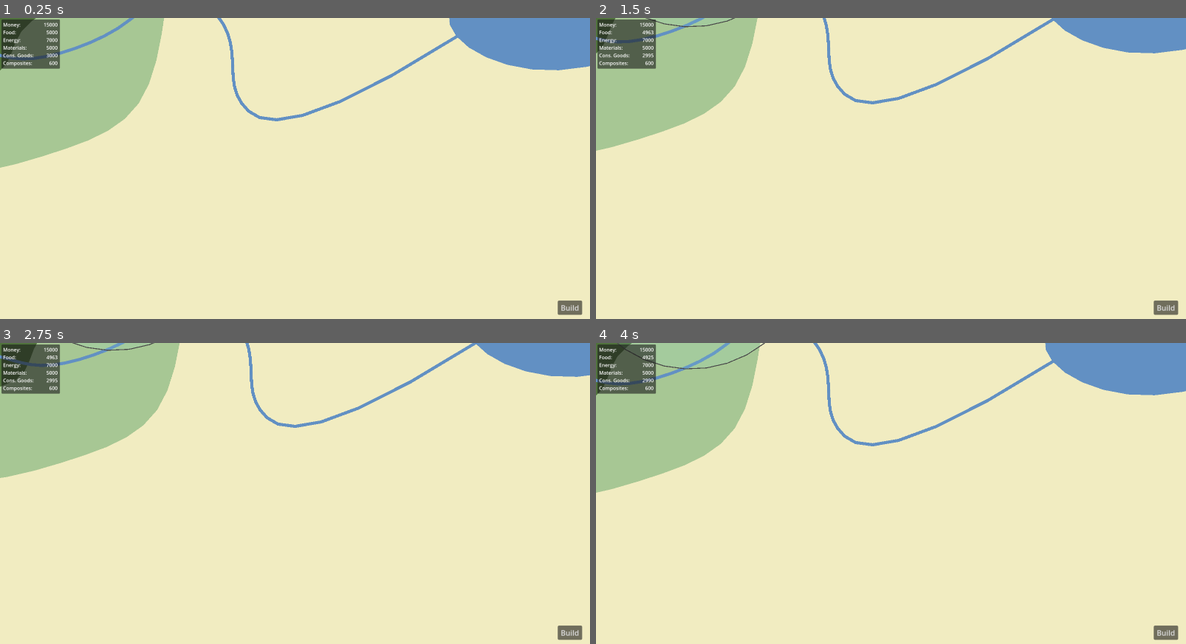
Above: before the commit, frames 1-4 (two rows, left to right).
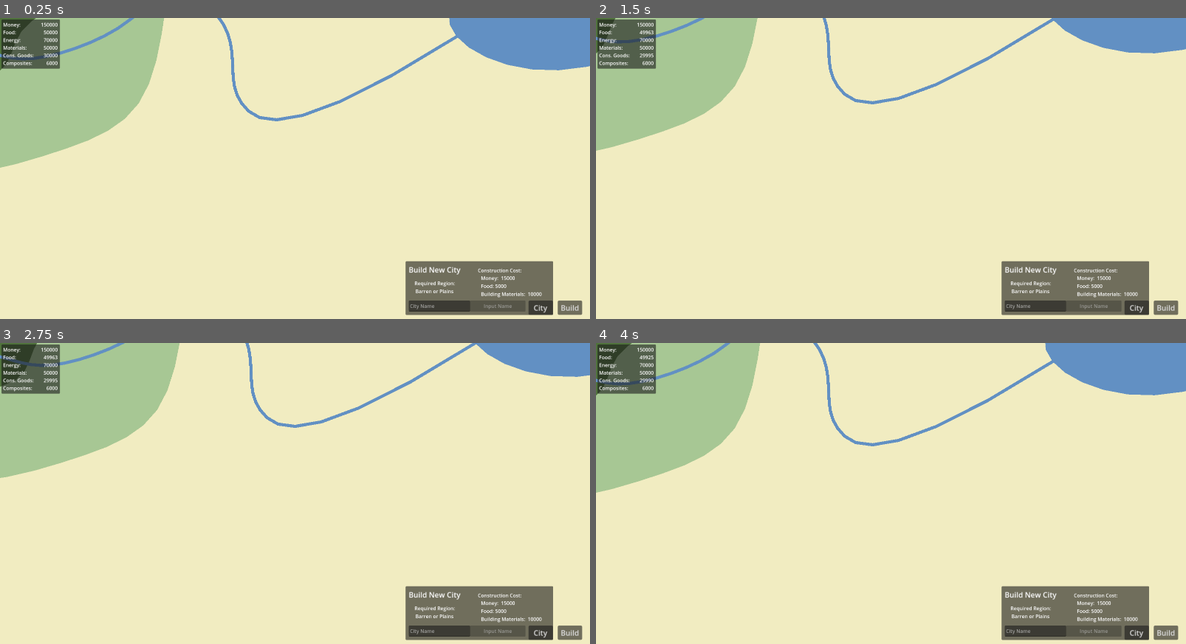
Above: after the commit, the same moments.

Repository: Novation257/Nations-Refounded
Game: Godot game, scene res://masterScene.tscn
Two runs of this game, one before a commit and one after it. Both use one fixed random seed, a clock stepped at 60 frames per second and the inputs below.
Inputs (mouse positions are in pixels of both pictures, inside the frame that each line leads up to):
- Up to frame 1 (0.25 s): no input
- Up to frame 2 (1.5 s): tap Enter at 0.5 s; move the mouse to (908, 216) at 0.52 s; click (908, 216) at 0.6 s; tap Space at 1.25 s; move the mouse to (773, 183) at 1.27 s; tap Down (CamDown) at 1.35 s
- Up to frame 3 (2.75 s): click (177, 508) at 1.55 s; tap Enter at 2 s; move the mouse to (354, 427) at 2.02 s; tap Left (CamLeft) at 2.1 s; click (354, 427) at 2.3 s
- Up to frame 4 (4 s): tap Space at 2.75 s; move the mouse to (861, 553) at 2.77 s; tap Right (CamRight) at 2.85 s; click (861, 553) at 3.05 s; tap Enter at 3.5 s; move the mouse to (1068, 538) at 3.52 s; tap Up (CamUp) at 3.6 s; click (1068, 538) at 3.8 s

The runs differ from the first frame. In frame 1, 4.6% of the frame differs, in the area x 7-94%, y 1-99%; in frame 2, 4.6%; in frame 3, 4.6%; in frame 4, 4.7%, in the area x 3-94%, y 0-99%.

Commit message:
Added cityBuildButton and tweaked city limits growth

Diff:
--- a/ClientApp/UI/Cam+UI.tscn
+++ b/ClientApp/UI/Cam+UI.tscn
@@ -1,7 +1,8 @@
-[gd_scene load_steps=3 format=3 uid="uid://lkthen7k7xap"]
+[gd_scene load_steps=4 format=3 uid="uid://lkthen7k7xap"]
 
 [ext_resource type="Script" path="res://UI/cameraControls.gd" id="1_0pqkt"]
 [ext_resource type="Script" path="res://UI/ui.gd" id="2_ebt58"]
+[ext_resource type="PackedScene" uid="uid://c5gm26pre5rg5" path="res://UI/cityBuildButton/cityBuildButton.tscn" id="3_5tf15"]
 
 [node name="Camera2D" type="Camera2D"]
 position_smoothing_enabled = true
@@ -169,6 +170,20 @@
 size_flags_horizontal = 3
 size_flags_vertical = 3
 
+[node name="CityBuildMenu" parent="UI" instance=ExtResource("3_5tf15")]
+unique_name_in_owner = true
+anchors_preset = 3
+anchor_left = 1.0
+anchor_top = 1.0
+anchor_right = 1.0
+anchor_bottom = 1.0
+offset_left = -600.0
+offset_top = -188.0
+offset_right = -600.0
+offset_bottom = -188.0
+grow_horizontal = 0
+grow_vertical = 0
+
 [connection signal="pressed" from="UI/BuildMenu Toggle" to="UI" method="_on_build_menu_toggle_pressed"]
 [connection signal="mouse_entered" from="UI/BuildMenu" to="UI" method="_on_build_menu_mouse_entered"]
 [connection signal="mouse_exited" from="UI/BuildMenu" to="UI" method="_on_build_menu_mouse_exited"]
--- /dev/null
+++ b/ClientApp/UI/cityBuildButton/cityBuildButton.gd
@@ -0,0 +1,32 @@
+extends Control
+class_name cityBuildButton
+
+# Nodes
+@onready var panel:Panel = get_node("Panel")
+@onready var nameLabel:Label = get_node("Panel/ExtractorName")
+@onready var constructionLabel:Label = get_node("Panel/ConstructionCost/ConstructionMats")
+@onready var regionLabel:Label = get_node("Panel/ReqRegion")
+@onready var buildButton:Button = get_node("Panel/BuildButton")
+@onready var menuToggle:Button = get_node("BuildMenu Toggle")
+@onready var nameInput:LineEdit = get_node("%CityNameInput")
+
+var tempCity := City.new()
+var constructionCost := Resources.new()
+
+signal build_button_clicked()
+signal menu_toggle_pressed()
+
+func _ready() -> void:
+	constructionCost.money = tempCity.cc_money
+	constructionCost.food = tempCity.cc_food
+	constructionCost.building_materials = tempCity.cc_building_materials
+	tempCity.queue_free()
+
+func _on_build_button_pressed() -> void:
+	print("Clicked " + name)
+	build_button_clicked.emit()
+	pass # Replace with function body.
+
+func _on_build_menu_toggle_pressed() -> void:
+	menu_toggle_pressed.emit()
+	pass # Replace with function body.
--- /dev/null
+++ b/ClientApp/UI/cityBuildButton/cityBuildButton.tscn
@@ -0,0 +1,86 @@
+[gd_scene load_steps=2 format=3 uid="uid://c5gm26pre5rg5"]
+
+[ext_resource type="Script" path="res://UI/cityBuildButton/cityBuildButton.gd" id="1_pppd5"]
+
+[node name="CityBuildButton" type="Control"]
+layout_mode = 3
+anchors_preset = 0
+offset_right = 480.0
+offset_bottom = 175.0
+script = ExtResource("1_pppd5")
+
+[node name="Panel" type="Panel" parent="."]
+layout_mode = 0
+offset_right = 480.0
+offset_bottom = 175.0
+
+[node name="PanelTitle" type="Label" parent="Panel"]
+layout_mode = 0
+offset_left = 10.0
+offset_top = 10.0
+offset_right = 123.0
+offset_bottom = 37.0
+scale = Vector2(1.5, 1.5)
+text = "Build New City"
+
+[node name="ReqRegion" type="Label" parent="Panel"]
+layout_mode = 0
+offset_left = 25.0
+offset_top = 60.0
+offset_right = 165.0
+offset_bottom = 109.0
+text = "Required Region:
+Barren or Plains"
+horizontal_alignment = 1
+vertical_alignment = 1
+
+[node name="ConstructionCost" type="Label" parent="Panel"]
+layout_mode = 0
+offset_left = 235.0
+offset_top = 18.0
+offset_right = 380.0
+offset_bottom = 41.0
+text = "Construction Cost:"
+vertical_alignment = 1
+
+[node name="ConstructionMats" type="Label" parent="Panel/ConstructionCost"]
+layout_mode = 0
+offset_left = 10.0
+offset_top = 25.0
+offset_right = 200.0
+offset_bottom = 100.0
+text = "Money:  15000
+Food: 5000
+Building Materials:  10000
+"
+
+[node name="BuildButton" type="Button" parent="Panel"]
+layout_mode = 0
+offset_left = 210.0
+offset_top = 128.0
+offset_right = 390.0
+offset_bottom = 164.0
+text = "Insufficient Materials"
+
+[node name="CityNameInput" type="LineEdit" parent="Panel"]
+unique_name_in_owner = true
+layout_mode = 0
+offset_left = 10.0
+offset_top = 128.0
+offset_right = 210.0
+offset_bottom = 164.0
+placeholder_text = "City Name"
+max_length = 13
+
+[node name="BuildMenu Toggle" type="Button" parent="."]
+layout_mode = 0
+offset_left = 400.0
+offset_top = 128.0
+offset_right = 453.0
+offset_bottom = 159.0
+scale = Vector2(1.5, 1.5)
+toggle_mode = true
+text = "City"
+
+[connection signal="pressed" from="Panel/BuildButton" to="." method="_on_build_button_pressed"]
+[connection signal="pressed" from="BuildMenu Toggle" to="." method="_on_build_menu_toggle_pressed"]
--- a/ClientApp/UI/ui.gd
+++ b/ClientApp/UI/ui.gd
@@ -8,6 +8,7 @@
 
 # Panels
 var extractorPanels:Array[extractorBuildButton]
+@onready var cityBuildMenu:cityBuildButton = get_node("%CityBuildMenu")
 
 # Displays a message on screen that disappears after 5 seconds
 func notify(message:String) -> void:
@@ -45,8 +46,18 @@
 
 func toggleBuildMenu() -> void:
 	buildMenu.visible = !buildMenu.visible
-	if(buildMenu.visible == true): buildButton.text = "Close"
+	if(buildMenu.visible == true):
+		buildButton.text = "Close"
+		if(cityBuildMenu.panel.visible == true): toggleCityMenu()
 	else: buildButton.text = "Build"
+	pass
+
+func toggleCityMenu() -> void:
+	cityBuildMenu.panel.visible = !cityBuildMenu.panel.visible
+	if(cityBuildMenu.panel.visible == true):
+		cityBuildMenu.menuToggle.text = "Close"
+		if(buildMenu.visible == true): toggleBuildMenu()
+	else: cityBuildMenu.menuToggle.text = "City"
 	pass
 
 func _ready() -> void:
@@ -64,7 +75,12 @@
 		extractorPanels.append(newExBtn)
 
 	BMVContainer.custom_minimum_size.y = allExtractors.size() * 230
+
+	cityBuildMenu.menu_toggle_pressed.connect(_on_city_menu_toggle_pressed)
 	pass
 
 func _on_build_menu_toggle_pressed() -> void:
 	toggleBuildMenu()
+
+func _on_city_menu_toggle_pressed() -> void:
+	toggleCityMenu()
--- a/ClientApp/gameObjects/city/city.gd
+++ b/ClientApp/gameObjects/city/city.gd
@@ -37,6 +37,12 @@
 var stockpile:float = 0
 var inputs:Resources = Resources.new()
 
+# Construction
+var constructionCost:Resources = Resources.new()
+var cc_money = 15000
+var cc_food = 5000
+var cc_building_materials = 10000
+
 func buildNumString(num:float) -> String:
 	if(int(num / 100000) > 0): return(str(int(num) / 1000) + "k")
 	elif (int(num / 10000) > 0): return(str(int(num / 100) / 10.0) + "k")
@@ -71,8 +77,8 @@
 		production_tick.emit(self)
 		productionCountdown = productionTime + productionCountdown
 
-		# Update City limits - log scale giving values between ~2 and ~4.5
-		cityLimits.scale[0] = max(2, (0.69 * log(population) / log(10) - 0.19) + 1)
+		# Update City limits - modified log scale giving values between ~2 and ~4.75
+		cityLimits.scale[0] = max(2, (0.69 * (log(population) / log(10)) + (0.0000018 * population) - 0.1))
 		cityLimits.scale[1] = cityLimits.scale[0]
 
 		# Update inputs
@@ -101,6 +107,11 @@
 	else: return 0
 
 func _ready() -> void:
+	# Set construction costs
+	constructionCost.money = 15000
+	constructionCost.food = 5000
+	constructionCost.building_materials = 10000
+
 	# Hide UI and update values
 	UI.visible = false
 	UI_name.text = name
--- a/ClientApp/gameObjects/city/city.tscn
+++ b/ClientApp/gameObjects/city/city.tscn
@@ -134,15 +134,15 @@
 anchor_top = 0.5
 anchor_right = 0.5
 anchor_bottom = 0.5
-offset_left = -53.0
+offset_left = -65.0
 offset_top = -10.5
-offset_right = 655.0
+offset_right = 802.0
 offset_bottom = 126.5
 grow_horizontal = 2
 grow_vertical = 2
 scale = Vector2(0.15, 0.15)
 theme_override_font_sizes/font_size = 100
-text = "CityLongName"
+text = "13CharMaxString"
 horizontal_alignment = 1
 
 [node name="popPanel" type="Panel" parent="Display"]
--- a/ClientApp/gameObjects/city/cityPlacementUI.gd
+++ b/ClientApp/gameObjects/city/cityPlacementUI.gd
@@ -1,5 +1,8 @@
 extends Polygon2D
 class_name cityPlacementUI
+
+# Name of city to be placed
+var cityName:String
 
 # UI colors
 var innerGreen:Color = Color.hex(0x2f5e2b90)
@@ -44,7 +47,7 @@
 var regionPriority:Array[String] = ["ocean", "barren", "plains", "forest", "mountains", "river"]
 
 # Signal that is emitted when city is placed
-signal ready_to_place(city_position:Vector2)
+signal ready_to_place(city_position:Vector2, city_name:String)
 
 func updateWarnings() -> void:
 	var warningsArr:Array[Label]
@@ -127,7 +130,7 @@
 	# On left click, signal to place city then delete UI
 	if Input.is_action_just_pressed("LMB"):
 		if(innerValid && middleValid && outerValid):
-			ready_to_place.emit(self.position)
+			ready_to_place.emit(self.position, self.cityName)
 			self.queue_free()
 
 	# On escape, delete UI
@@ -204,11 +207,9 @@
 # Third radius - if no cities owned by the player are within here, placement is invalid
 func _on_outer_collision_area_entered(area: Area2D) -> void:
 	if(area.name == "CityInnerColl"):
-		print("entering " + str(area.get_parent().get_meta("ownerID")) + " " + str( master.curr_player.id))
 		if (area.get_parent().get_meta("ownerID") == master.curr_player.id): # If collided city owner == current player...
 			rangeCitiesCount += 1
 			isWithinCityRange = rangeCitiesCount
-			print(rangeCitiesCount as bool)
 
 	if isWithinCityRange:
 		outerCirc.color = outerGreen
@@ -220,11 +221,9 @@
 
 func _on_outer_collision_area_exited(area: Area2D) -> void:
 	if(area.name == "CityInnerColl"):
-		print("leaving " + str(area.get_parent().get_meta("ownerID")) + " " + str( master.curr_player.id))
 		if (area.get_parent().get_meta("ownerID") == master.curr_player.id): # If collided city owner == current player...
 			rangeCitiesCount -= 1
 			isWithinCityRange = rangeCitiesCount
-			print(rangeCitiesCount as bool)
 
 	if isWithinCityRange:
 		outerCirc.color = outerGreen
--- a/ClientApp/masterScene.tscn
+++ b/ClientApp/masterScene.tscn
@@ -1,6 +1,7 @@
-[gd_scene load_steps=8 format=3 uid="uid://cyex4x6u3epw2"]
+[gd_scene load_steps=9 format=3 uid="uid://cyex4x6u3epw2"]
 
 [ext_resource type="Script" path="res://scripts/masterScene.gd" id="1_fideo"]
+[ext_resource type="Texture2D" uid="uid://bs7aad8kuttub" path="res://sprites/groote-eylandt-map.webp" id="2_8gbsn"]
 [ext_resource type="Script" path="res://addons/splines/spline_2d.gd" id="3_tiwjy"]
 [ext_resource type="PackedScene" uid="uid://dywdkjpfrjy8r" path="res://helperScenes/inheritedCollPoly/inheritedCollPoly.tscn" id="4_uqlib"]
 [ext_resource type="PackedScene" uid="uid://dyisil0laddwh" path="res://gameObjects/resourceNode/GenericResourceNode.tscn" id="4_veajf"]
@@ -11,13 +12,20 @@
 [node name="Master Node" type="Node2D"]
 script = ExtResource("1_fideo")
 
+[node name="Groote-eylandt-map" type="Sprite2D" parent="."]
+visible = false
+position = Vector2(-25, 39)
+rotation = 1.5708
+scale = Vector2(8.005, 8.005)
+texture = ExtResource("2_8gbsn")
+
 [node name="Map" type="CanvasGroup" parent="."]
 
 [node name="BarrenEX" type="Node2D" parent="Map"]
 position = Vector2(65.9999, 155)
 script = ExtResource("3_tiwjy")
 points = PackedVector2Array(-2433.31, -518.684, -2004.8, -716.461, -1647.84, -804.659, -1484.05, -1021.36, -987.639, -1 …(1136 unchanged characters)…
-weights = PackedFloat32Array(1, 1, 1, 1, 1, 1, 1, 1, 1, 1, 1 …(120812 unchanged characters)… 1, 1, 1, 1, 1, 1, 1, 1, 1, 1, 1, 1, 1, 1)
+weights = PackedFloat32Array(1, 1, 1, 1, 1, 1, 1, 1, 1, 1, 1 …(120812 unchanged characters)… 1, 1, 1, 1, 1, 1, 1, 1, 1, 1, 1, 1, 1, 1, 1, 1, 1, 1, 1, 1, 1, 1)
 collision_poly = NodePath("barren/CollisionPolygon2D")
 open = false
 border = false
@@ -34,7 +42,7 @@
 position = Vector2(-980, -203)
 script = ExtResource("3_tiwjy")
 points = PackedVector2Array(-243.622, -222.623, 78.9117, -640.832, 508.909, -930.005, 665.709, -836.773, 563.194, -447.16, 530.291, 35.7971, 207.751, 151.71, -248.317, 285.678, -1009.16, 55.1613, -1048.76, 258.808, -1298.16, 142.881, -1164.63, -108.98, -776.504, -20.901, -700.589, -274.256)
-weights = PackedFloat32Array(1, 1, 1, 1, 1, 1, 1, 1, 1, 1, 1 …(23261 unchanged characters)… 1, 1, 1, 1, 1, 1, 1, 1, 1, 1, 1, 1, 1, 1)
+weights = PackedFloat32Array(1, 1, 1, 1, 1, 1, 1, 1, 1, 1, 1 …(23261 unchanged characters)… 1, 1, 1, 1, 1, 1, 1, 1, 1, 1, 1, 1, 1, 1, 1, 1, 1, 1, 1, 1, 1, 1)
 collision_poly = NodePath("plains/CollisionPolygon2D")
 open = false
 border = false
@@ -51,7 +59,7 @@
 position = Vector2(-1035, -521)
 script = ExtResource("3_tiwjy")
 points = PackedVector2Array(-786.552, 194.825, -253.795, -31.4633, 173.837, -409.204, 467.833, -79.5718, 82.9648, 45.1541, 145.328, 255.406, -367.83, 258.97)
-weights = PackedFloat32Array(1, 1, 1, 1, 1, 1, 1, 1, 1, 1, 1 …(17204 unchanged characters)… 1, 1, 1, 1, 1, 1, 1, 1, 1, 1, 1, 1, 1, 1)
+weights = PackedFloat32Array(1, 1, 1, 1, 1, 1, 1, 1, 1, 1, 1 …(17204 unchanged characters)… 1, 1, 1, 1, 1, 1, 1, 1, 1, 1, 1, 1, 1, 1, 1, 1, 1, 1, 1, 1, 1, 1)
 collision_poly = NodePath("forest/CollisionPolygon2D")
 open = false
 border = false
@@ -129,7 +137,7 @@
 position = Vector2(-1735, 113)
 script = ExtResource("3_tiwjy")
 points = PackedVector2Array(-243.622, -222.623, 110.098, -223.524, 539.917, -135.425, 323.673, -36.6466, 128.786, -12.6194, 18.7378, 201.189, -274.336, 120.865)
-weights = PackedFloat32Array(1, 1, 1, 1, 1, 1, 1, 1, 1, 1, 1 …(5984 unchanged characters)… 1, 1, 1, 1, 1, 1, 1, 1, 1, 1, 1, 1, 1, 1)
+weights = PackedFloat32Array(1, 1, 1, 1, 1, 1, 1, 1, 1, 1, 1 …(5984 unchanged characters)… 1, 1, 1, 1, 1, 1, 1, 1, 1, 1, 1, 1, 1, 1, 1, 1, 1, 1, 1, 1, 1, 1)
 collision_poly = NodePath("forest/CollisionPolygon2D")
 open = false
 border = false
@@ -146,7 +154,7 @@
 position = Vector2(556, -855)
 script = ExtResource("3_tiwjy")
 points = PackedVector2Array(19.9692, -265.708, 355.59, -217.762, 478.451, -142.847, 469.461, -5.00256, 402.259, 102.07, 340.631, 91.9543, 138.782, -110.154, -244.144, 58.0143, -265.713, 259.592, -369.792, 206.203, -654.269, 288.666, -429.523, -268.705, -243.733, -340.623)
-weights = PackedFloat32Array(1, 1, 1, 1, 1, 1, 1, 1, 1, 1, 1 …(36542 unchanged characters)… 1, 1, 1, 1, 1, 1, 1, 1, 1, 1, 1, 1, 1, 1)
+weights = PackedFloat32Array(1, 1, 1, 1, 1, 1, 1, 1, 1, 1, 1 …(36542 unchanged characters)… 1, 1, 1, 1, 1, 1, 1, 1, 1, 1, 1, 1, 1, 1, 1, 1, 1, 1, 1, 1, 1, 1)
 collision_poly = NodePath("plains/CollisionPolygon2D")
 open = false
 border = false
@@ -163,7 +171,7 @@
 position = Vector2(525, -701)
 script = ExtResource("3_tiwjy")
 points = PackedVector2Array(-326.819, -35.0415, 65.0303, -257.976, 397.181, -159.042, 467.833, -79.5718, 343.181, 16.9585, 137.181, 20.9585, -388.181, 122.949)
-weights = PackedFloat32Array(1, 1, 1, 1, 1, 1, 1, 1, 1, 1, 1 …(22448 unchanged characters)… 1, 1, 1, 1, 1, 1, 1, 1, 1, 1, 1, 1, 1, 1)
+weights = PackedFloat32Array(1, 1, 1, 1, 1, 1, 1, 1, 1, 1, 1 …(22448 unchanged characters)… 1, 1, 1, 1, 1, 1, 1, 1, 1, 1, 1, 1, 1, 1, 1, 1, 1, 1, 1, 1, 1, 1)
 collision_poly = NodePath("forest/CollisionPolygon2D")
 open = false
 border = false
--- a/ClientApp/scripts/masterScene.gd
+++ b/ClientApp/scripts/masterScene.gd
@@ -22,7 +22,7 @@
 func placeRecourceExtractor(type:String) -> void:
 	# Load extractor UI and instanciate
 	var newUIRes:Resource = load("res://gameObjects/extractor/ExtractorPlacementUI.tscn")
-	var placementUI = newUIRes.instantiate()
+	var placementUI:ExtractorPlacementUI = newUIRes.instantiate()
 	placementUI.position = get_global_mouse_position()
 	get_node(".").add_child(placementUI)
 	placementUI.setType(type)
@@ -31,12 +31,13 @@
 	placementUI.ready_to_place.connect(_on_extractor_placed)
 	pass
 
-func placeCity() -> void:
+func placeCity(cityName:String) -> void:
 	# Load city UI and instanciate
 	var newUIRes:Resource = load("res://gameObjects/city/cityPlacementUI.tscn")
-	var placementUI = newUIRes.instantiate()
+	var placementUI:cityPlacementUI = newUIRes.instantiate()
 	placementUI.position = get_global_mouse_position()
 	get_node(".").add_child(placementUI)
+	placementUI.cityName = cityName
 
 	# Connect signal
 	placementUI.ready_to_place.connect(_on_city_placed)
@@ -59,7 +60,7 @@
 				staticUI.notify("Not enough resources to collect from " + ex_name)
 				#extractor.get_stored().print()
 
-func update_build_buttons() -> void:
+func update_extractor_build_buttons() -> void:
 	for extractorPanel:extractorBuildButton in staticUI.extractorPanels:
 		if(curr_player.resources.canCombine(extractorPanel.buildable.constructionCost.negateNoMod())):
 			extractorPanel.buildButton.text = "Build"
@@ -68,6 +69,28 @@
 			extractorPanel.buildButton.text = "Insufficient Materials"
 			extractorPanel.buildButton.disabled = true
 
+func update_city_build_button() -> void:
+	var buildMenu:cityBuildButton = staticUI.cityBuildMenu
+	if(curr_player.resources.canCombine(buildMenu.constructionCost.negateNoMod())):
+		if buildMenu.nameInput.text != "":
+			for city:City in get_node("%Cities").get_children():
+				if city.name == buildMenu.nameInput.text:
+					# Good resources, text in field - city name taken
+					buildMenu.buildButton.text = "Name Taken"
+					buildMenu.buildButton.disabled = true
+					return
+			# Good resources, text in field, good name
+			buildMenu.buildButton.text = "Build"
+			buildMenu.buildButton.disabled = false
+		else:
+			# Good resources - no text in field
+			buildMenu.buildButton.text = "Input Name"
+			buildMenu.buildButton.disabled = true
+	else:
+		# Insufficient resources
+		buildMenu.buildButton.text = "Insufficient Materials"
+		buildMenu.buildButton.disabled = true
+
 func update_ui() -> void:
 	moneyUI.text = str(curr_player.resources.money)
 	foodUI.text = str(curr_player.resources.food)
@@ -81,22 +104,22 @@
 	# Initialize player
 	curr_player = Player.new()
 	curr_player.id = 1
-	curr_player.resources.money = 15000 # 15000 before demo
-	curr_player.resources.food = 5000 # 5000 before demo
-	curr_player.resources.building_materials = 5000 # 5000 before demo
-	curr_player.resources.energy = 7000 # 0 before demo
-	curr_player.resources.consumer_goods = 3000 # 0 before demo
-	curr_player.resources.composites = 600 # 0 before demo
+	curr_player.resources.money = 150000 # 15000 before demo
+	curr_player.resources.food = 50000 # 5000 before demo
+	curr_player.resources.building_materials = 50000 # 5000 before demo
+	curr_player.resources.energy = 70000 # 0 before demo
+	curr_player.resources.consumer_goods = 30000 # 0 before demo
+	curr_player.resources.composites = 6000 # 0 before demo
 
 	# Connect all signals from child nodes to this script
 	for rn in get_node("%Res Nodes").get_children():
 		rn.node_clicked.connect(_on_res_node_clicked)
 	for extractorPanel:extractorBuildButton in staticUI.extractorPanels:
-		extractorPanel.build_button_clicked.connect(_on_build_button_pressed)
+		extractorPanel.build_button_clicked.connect(_on_extractor_build_button_pressed)
 	for city:City in get_node("%Cities").get_children():
 		city.taxes_collected.connect(_on_taxes_collected)
 		city.production_tick.connect(_on_city_production_tick)
-
+	staticUI.cityBuildMenu.build_button_clicked.connect(_on_city_build_button_pressed)
 	# Hide build menu
 	buildMenu.visible = false
 	return
@@ -121,13 +144,14 @@
 	check_extractor_collection(extractors)
 
 	# Update build menu
-	update_build_buttons()
+	update_extractor_build_buttons()
+	update_city_build_button()
 
 	# Run input routines if button is pressed
 	if Input.is_action_just_pressed("debug1"):
 		staticUI.notify("This is a message")
 	if Input.is_action_just_pressed("debug2"):
-		placeCity()
+		placeCity("Knoxville")
 	if Input.is_action_just_pressed("debug3"):
 		pass
 	if Input.is_action_just_pressed("BuildMenuToggle"):
@@ -154,7 +178,7 @@
 	curr_player.resources.combine(newEx.exStats.constructionCost.negateNoMod())
 	pass
 
-func _on_city_placed(city_position:Vector2) -> void:
+func _on_city_placed(city_position:Vector2, cityName:String) -> void:
 	# Load resource and instanciate
 	var newCityRes:Resource = load("res://gameObjects/city/city.tscn")
 	var newCity:City = newCityRes.instantiate()
@@ -162,6 +186,7 @@
 	# Set city variables and metadata
 	newCity.set_meta("ownerID", curr_player.id)
 	newCity.position = get_global_mouse_position() #TODO: change to pioneer's position
+	newCity.name = cityName
 	newCity.population = newCity.initialPopulation
 	newCity.set_meta("population", newCity.population)
 
@@ -169,19 +194,31 @@
 	get_node("%Cities").add_child(newCity)
 	newCity.production_tick.connect(_on_city_production_tick)
 
+	# Subtract city construction cost from the player's resources
+	curr_player.resources.combine(newCity.constructionCost.negateNoMod())
+
 	# TODO: delete pioneer unit
 	pass
 
 func _on_res_node_clicked(extractor:String) -> void:
 	placeRecourceExtractor(extractor)
 
-func _on_build_button_pressed(extractor:String) -> void:
+func _on_extractor_build_button_pressed(extractor:String) -> void:
 	# Cancel building previous extractor
 	var buildNode := get_node("ExtractorPlacementUI")
 	if(buildNode): buildNode.queue_free()
 
 	staticUI.toggleBuildMenu()
 	placeRecourceExtractor(extractor)
+
+func _on_city_build_button_pressed() -> void:
+	# Cancel building previous extractor
+	var buildNode := get_node("CityPlacementUI")
+	if(buildNode): buildNode.queue_free()
+
+	staticUI.toggleCityMenu()
+	placeCity(staticUI.cityBuildMenu.nameInput.text)
+	staticUI.cityBuildMenu.nameInput.clear()
 
 func _on_city_production_tick(city:City) -> void:
 	if (city.get_meta("ownerID") != curr_player.id): pass
